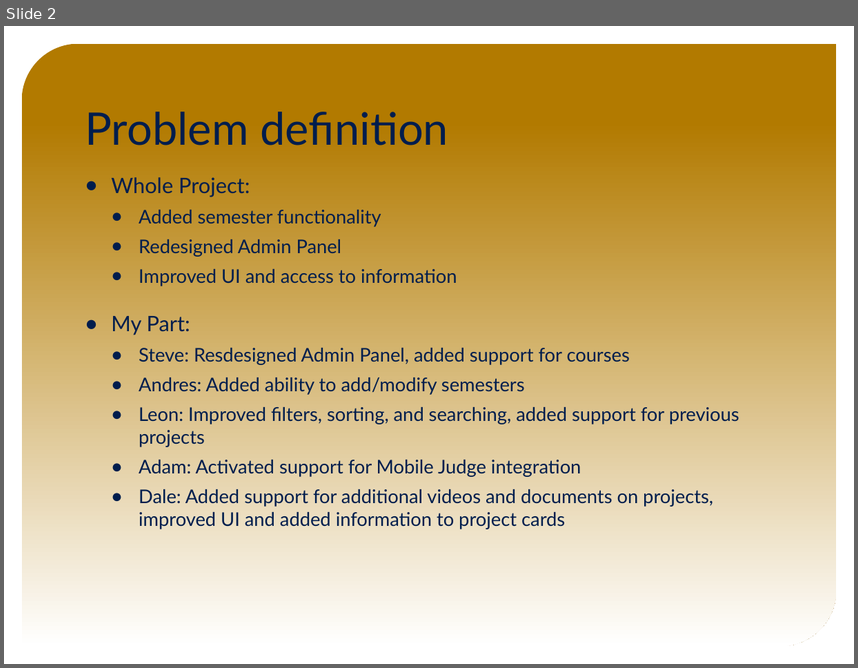
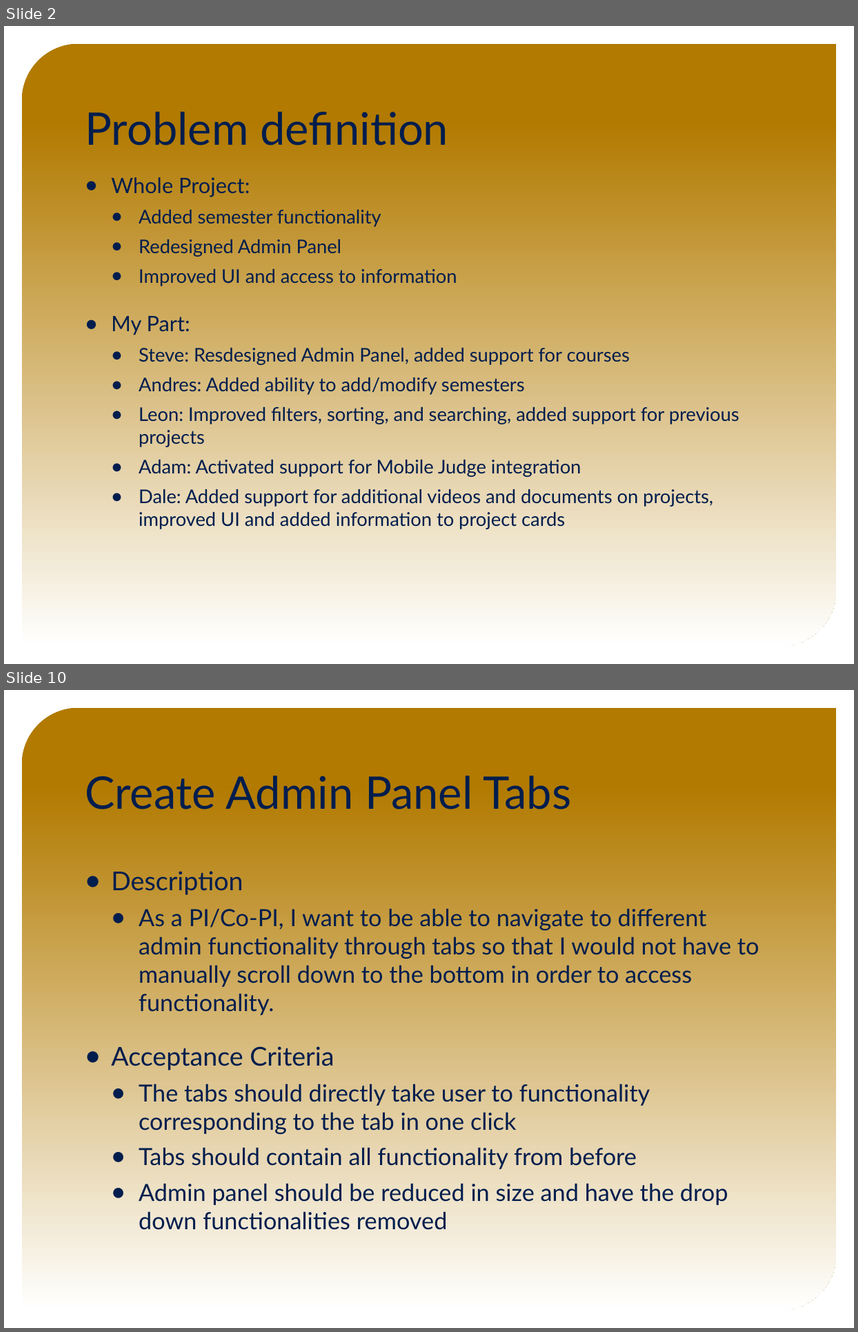
Before and after one commit to FIU-SCIS-Senior-Projects/VIP-Website-7.0, a slide deck: Presentation Slides/Final Presentation Slides.pptx. Shown one above the other, each under a label of ours: slide 2 before the commit, slides 2 and 10 after it; the slides between them are not shown. The pictures are 858x668 and 858x1332 pixels, drawn with LibreOffice and Linux fonts; fonts in the diff are those of the drawing; background and template pictures are left out. Boxes give left, top, right and bottom in pixels: in the first picture for what was removed or moved away, otherwise in the second. Text is boxed around its words. In the diff, an @@ line names an element or a change of style, - is before the commit and + after.

```diff
--- a/Presentation Slides/Final Presentation Slides.pptx
+++ b/Presentation Slides/Final Presentation Slides.pptx
@@ slide 10 added at (x1=4, y1=690, x2=854, y2=1328), background picture (left out); not listed: 1 template element that a slide beside it also shows @@
@@ title added at (x1=85, y1=776, x2=571, y2=809), 38 pt, text #001D4D @@
+Create Admin Panel Tabs
@@ text added at (x1=111, y1=871, x2=760, y2=1230), 20 pt, text #001D4D @@
+● Description
+  ● As a PI/Co-PI, I want to be able to navigate to different admin functionality through tabs so that I would not have to manually scroll down to the bottom in order to access functionality.
+● Acceptance Criteria
+  ● The tabs should directly take user to functionality corresponding to the tab in one click
+  ● Tabs should contain all functionality from before
+  ● Admin panel should be reduced in size and have the drop down functionalities removed
```
Also in this commit, not shown: 6 slides changed, 10 other slides added, 6 slides removed, 1 other file.
